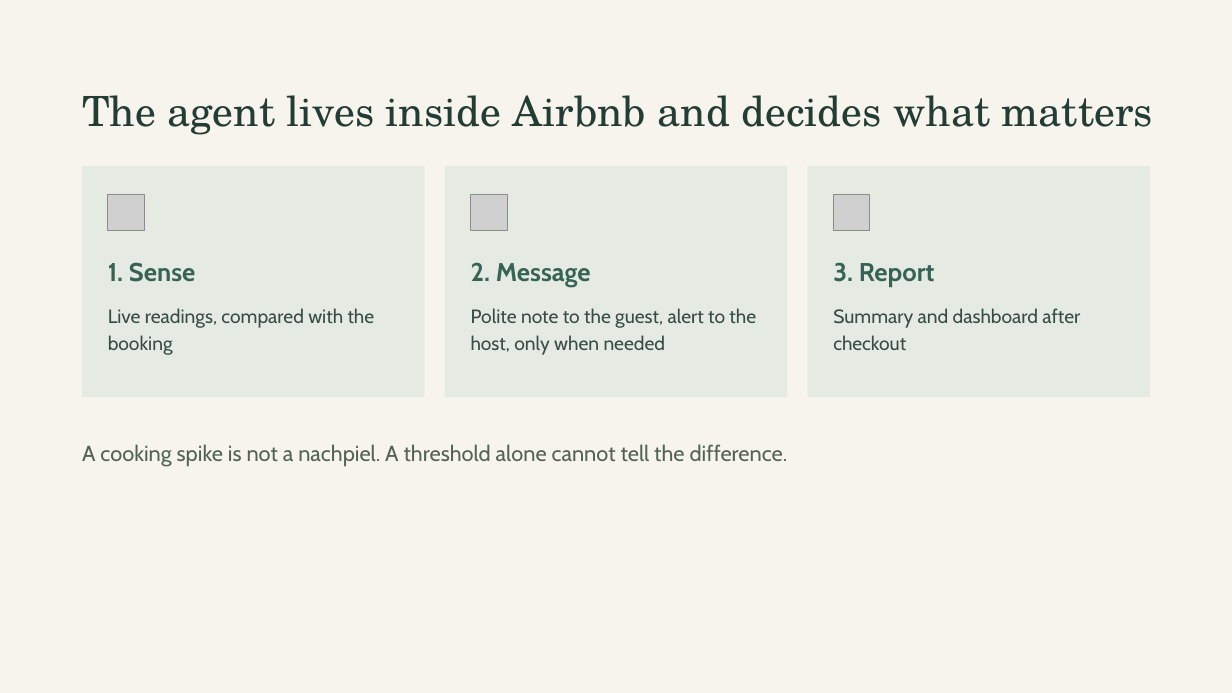
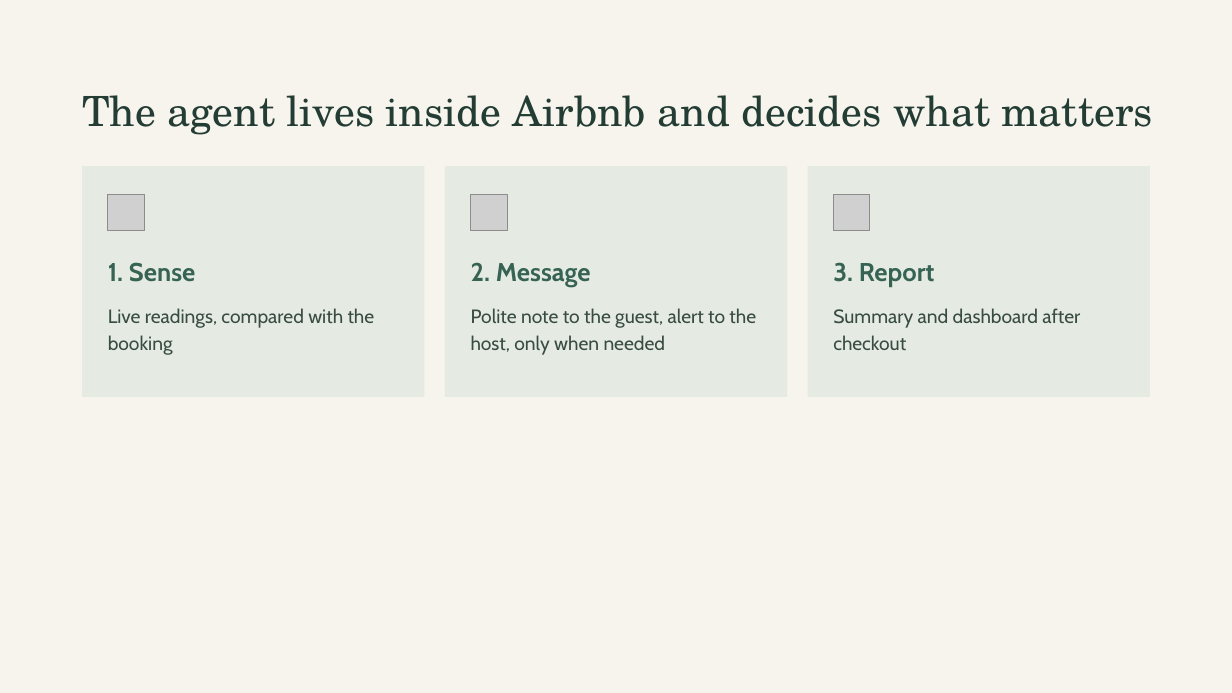
Before and after one commit to lidalbak/hackathon, a slide deck: slide 4 of docs/Presentation.pptx. Drawn at 1232x693 pixels with LibreOffice and Linux fonts; fonts in the diff are those of the drawing; grey boxes stand for pictures. Boxes give left, top, right and bottom in pixels: in the first picture for what was removed or moved away, otherwise in the second. Text is boxed around its words. In the diff, an @@ line names an element or a change of style, - is before the commit and + after.

```diff
--- a/docs/Presentation.pptx
+++ b/docs/Presentation.pptx
@@ text removed at (82, 444, 788, 467) @@
-A cooking spike is not a nachpiel. A threshold alone cannot tell the difference.
```
Also in this commit, not shown: 2 other slides changed, 1 slide removed.
